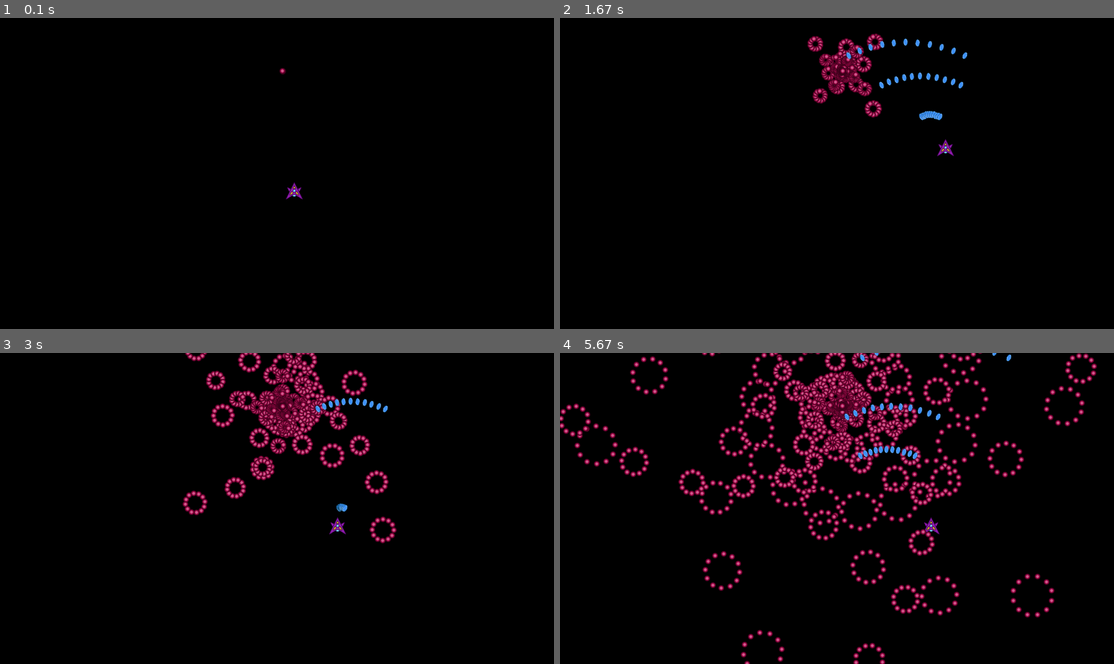
Above: before the commit, frames 1-4 (two rows, left to right).
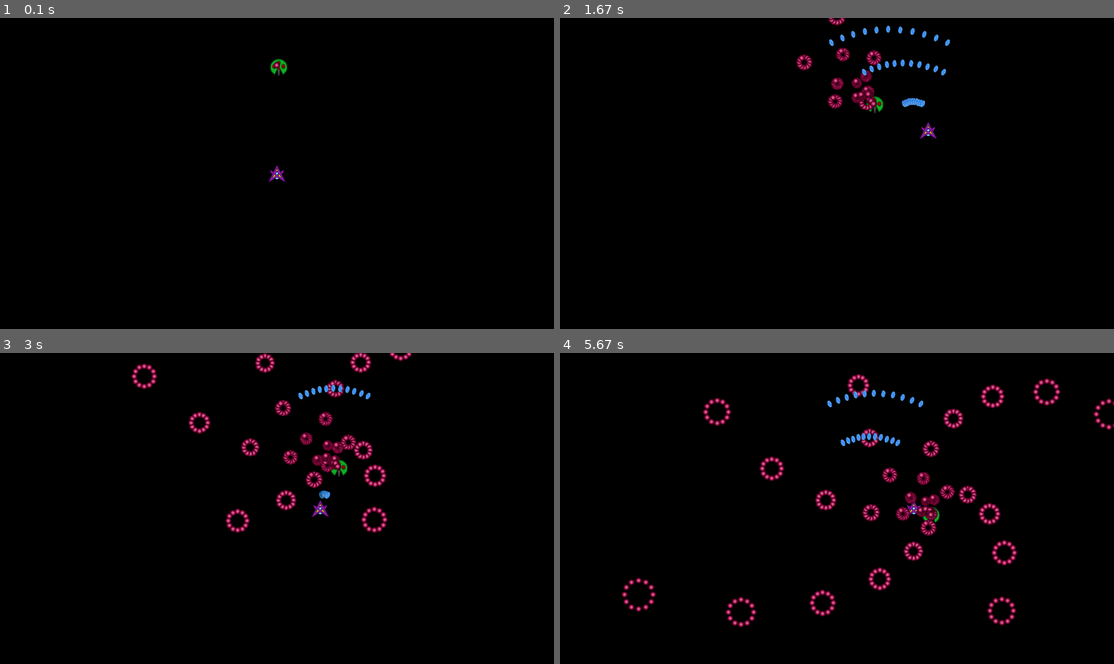
Above: after the commit, the same moments.

Repository: brendan-silva/Cosmic-bullet
Game: pygame game, started from test_level.py
Two runs of this game, one before a commit and one after it. Both use one fixed random seed, a clock stepped at 60 frames per second and the inputs below.
Inputs:
- Up to frame 1 (0.1 s): no input
- Up to frame 2 (1.67 s): tap Z at 0.33, 0.73, 1.03, 1.23, 1.57 s; hold Right 0.67-1.13 s; hold Up 1.17-1.47 s; hold Right from 1.5 s (still down)
- Up to frame 3 (3 s): tap Z at 1.87, 2.07, 2.37, 2.63, 2.97 s; release Right at 1.97 s; hold Left 2-2.53 s; hold Down 2.57-2.87 s; hold Left from 2.9 s (still down)
- Up to frame 4 (5.67 s): tap Z at 3.27, 3.4, 3.8, 4.1, 4.47, 4.87, 5.17, 5.37 s; release Left at 3.3 s; hold Up 3.33-3.7 s; hold Right 3.73-4.37 s; hold Down 4.4-4.77 s; hold Left 4.8-5.27 s; hold Right from 5.3 s (still down)

The runs differ from the first frame. In frame 1, 0.3% of the frame differs, in the area x 48-55%, y 13-59%; in frame 2, 3.1%; in frame 3, 7.7%; in frame 4, 16%, in the area x 0-100%, y 0-100%.

Commit message:
added enemy class and shotdata class

Diff:
--- a/engine.py
+++ b/engine.py
@@ -28,6 +28,9 @@
     def __init__(self, x: float, y: float, theta: float):
         self.pos = Vector2(x, y)
         self.rotation = theta
+    def __add__(self, other):
+        return Transform2D(self.pos.x+other.pos.x,self.pos.y+other.pos.y,self.rotation+other.rotation)
+
 
 
 class GameObject(metaclass=ABCMeta):
@@ -85,8 +88,6 @@
         self.diagonal_modifier= sqrt(2)/2
         self.shotcooldown=0
         self.bulletimg = pygame.image.load("Sprites\Player Bullet 1.png")
-        self.cent=pygame.Vector2(self.sprite.rect.width-self.bulletimg.get_rect().width-4,(self.sprite.rect.height/3)-self.bulletimg.get_rect().height)
-
     def update(self, dt):
         VELOCITY = 400
         pressed_keys = pygame.key.get_pressed()
@@ -96,7 +97,7 @@
             self.shotcooldown-=dt
         if pressed_keys[K_z]and self.shotcooldown <=0:
             for i in range(-5,6):
-                spawn(Player_bullet(self.transform.pos-self.cent,600,5*i,self.bulletimg))
+                spawn(Player_bullet(self.transform.pos-Vector2(-4,-20),600,5*i,self.bulletimg))
             self.shotcooldown+=0.2
         if pressed_keys[K_UP]and pressed_keys[K_DOWN]:
             if  not (pressed_keys[K_LEFT] and pressed_keys[K_RIGHT]):
@@ -162,6 +163,50 @@
         self.transform.pos += self.v *dt
         self.v += self.a *dt
 
+class shotdata():
+    def __init__(self, transformation: Transform2D,image: pygame.image,v:list[float,float]=[0,0],a:list[float,float]=[0,0],BulletsPerBurst:int=1,shottime:float=1,timeoffset:float=0,Burstchange:list[float,float,float,float]=[0,0,0,0],incrementchange:list[float,float,float,float]=[0,0,0,0]):
+        self.transform = transformation
+        self.image = image
+        self.v = v
+        self.a = a
+        self.repeat = BulletsPerBurst
+        self.shotrate = shottime
+        self.repeatchange=Burstchange
+        self.incrementchange=incrementchange
+        self.shotcooldown=timeoffset
+        self.i=0
+
+
+    def update(self, dt,Transform2D:Transform2D):
+        if  self.shotcooldown >=0:
+            self.shotcooldown-=dt
+        if  self.shotcooldown <=0:
+            for x in range(0,self.repeat):
+                spawn(Bullet(Transform2D+self.transform,self.image,[self.v[0]+x*self.repeatchange[0]+self.i*self.incrementchange[0],self.v[1]+x*self.repeatchange[1]+self.i*self.incrementchange[1]],[self.a[0]+x*self.repeatchange[2]+self.i*self.incrementchange[2],self.a[1]+x*self.repeatchange[3]+self.i*self.incrementchange[3]]))
+            self.shotcooldown+=self.shotrate
+            self.i+=1
+
+
+class enemy(GameObject):
+    def __init__(self, transformation: Transform2D,image: pygame.image,v:list[float,float]=[0,0],a:list[float,float]=[0,0],hp:float=1,shotdata:list[shotdata]=None):
+        self.transform = transformation
+        self.sprite = pygame.sprite.Sprite()
+        self.sprite.image = image
+        self.v = pygame.Vector2(0, v[0])
+        self.v = self.v.rotate(v[1])
+        self.a = pygame.Vector2(0, a[0])
+        self.a = self.a.rotate(a[1])
+        self.sprite.rect = self.sprite.image.get_rect()
+        self.shotdata =shotdata
+        self.hp = hp
+
+    def update(self, dt):
+        self.transform.pos += self.v *dt
+        self.v += self.a *dt
+        for x in self.shotdata:
+            x.update(dt,self.transform)
+
+
 class Scene:
     objects: list[GameObject]
 
@@ -191,7 +236,7 @@
         height = sprite.rect.height
 
 
-        rect = Rect(screen_pos.x + width / 2, screen_pos.y + height / 2, width, height)
+        rect = Rect(screen_pos.x - width / 2, screen_pos.y - height / 2, width, height)
         screen.blit(pygame.transform.rotate(game_object.sprite.image,-game_object.transform.rotation),rect)
 
 
--- a/test_level.py
+++ b/test_level.py
@@ -19,14 +19,14 @@
         if  self.shotcooldown <=0:
             for x in range(0,360,30):
                 engine.spawn(Bullet(Transform2D(0, 300, 0),self.x,[10,x+self.i],[100,self.i*141]))
-                engine.spawn(Bullet(Transform2D(0, 300, 0),self.x,[10,x+self.i],[25,self.i*3]))
-                engine.spawn(Bullet(Transform2D(0, 300, 0),self.x,[10,x+self.i],[50,self.i*9]))
+                #engine.spawn(Bullet(Transform2D(0, 300, 0),self.x,[10,x+self.i],[25,self.i*3]))
+                #engine.spawn(Bullet(Transform2D(0, 300, 0),self.x,[10,x+self.i],[50,self.i*9]))
             self.shotcooldown+=0.10
-            self.i+=7
+            self.i+=1
 
 
 def scene() -> Scene:
-    new_scene = Scene(Player(), BulletSpawner())
+    new_scene = Scene(Player(),enemy(Transform2D(0, 300, 0),pygame.image.load("Sprites\Enemy.png"),[100,135],[10,-60],1,[shotdata(Transform2D(0, 0, 0),pygame.image.load("Sprites\Enemy Bullet 1.png"),[10,0],[100,0],12,0.1,0,[0,30,0,0],[0,0,0,141])]) )
     return new_scene
 
 
